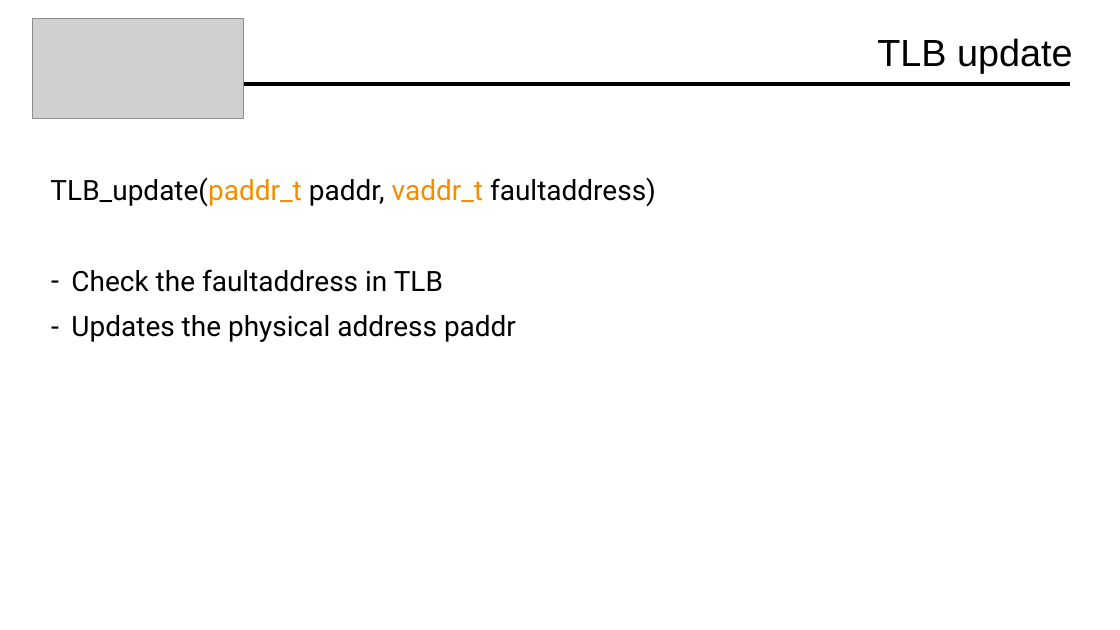
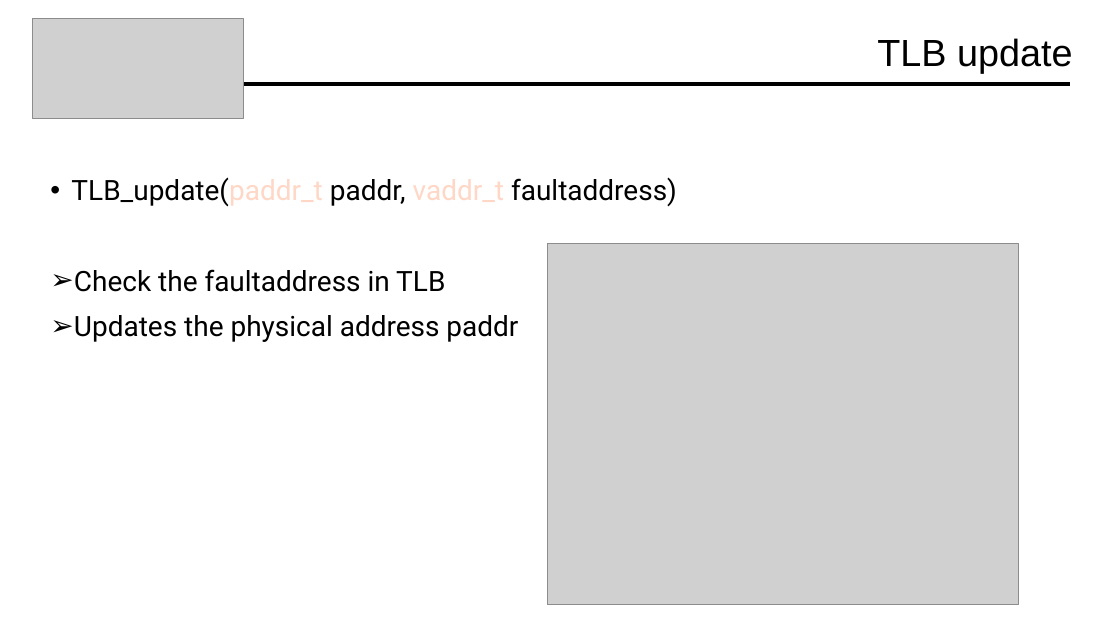
Before and after one commit to Davide619/OS161, a slide deck: slide 15 of Presentazione Progetto OS161.pptx. Drawn at 1120x630 pixels with LibreOffice and Linux fonts; fonts in the diff are those of the drawing; grey boxes stand for pictures. Boxes give left, top, right and bottom in pixels: in the first picture for what was removed or moved away, otherwise in the second. Text is boxed around its words. In the diff, an @@ line names an element or a change of style, - is before the commit and + after.

```diff
--- a/Presentazione Progetto OS161.pptx
+++ b/Presentazione Progetto OS161.pptx
@@ text "TLB_update(paddr_t paddr, vaddr_t faultaddress)" at (x1=71, y1=177, x2=677, y2=342): text colour #F38E00 to #FFD7C6 in "TLB_update(paddr_t vaddr_t"; bullet none to •; bullet - to ➢ @@
@@ picture added at (x1=547, y1=244, x2=1018, y2=605) @@
```
Also in this commit, not shown: 8 other slides changed, 2 slides added, 2 other files.
